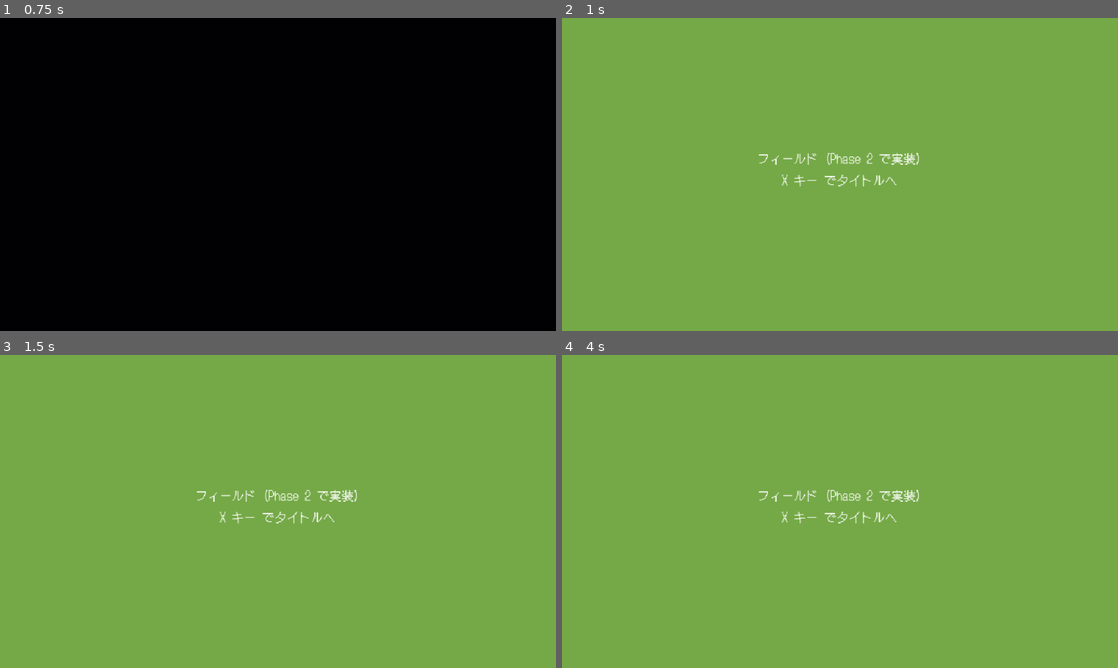
Above: before the commit, frames 1-4 (two rows, left to right).
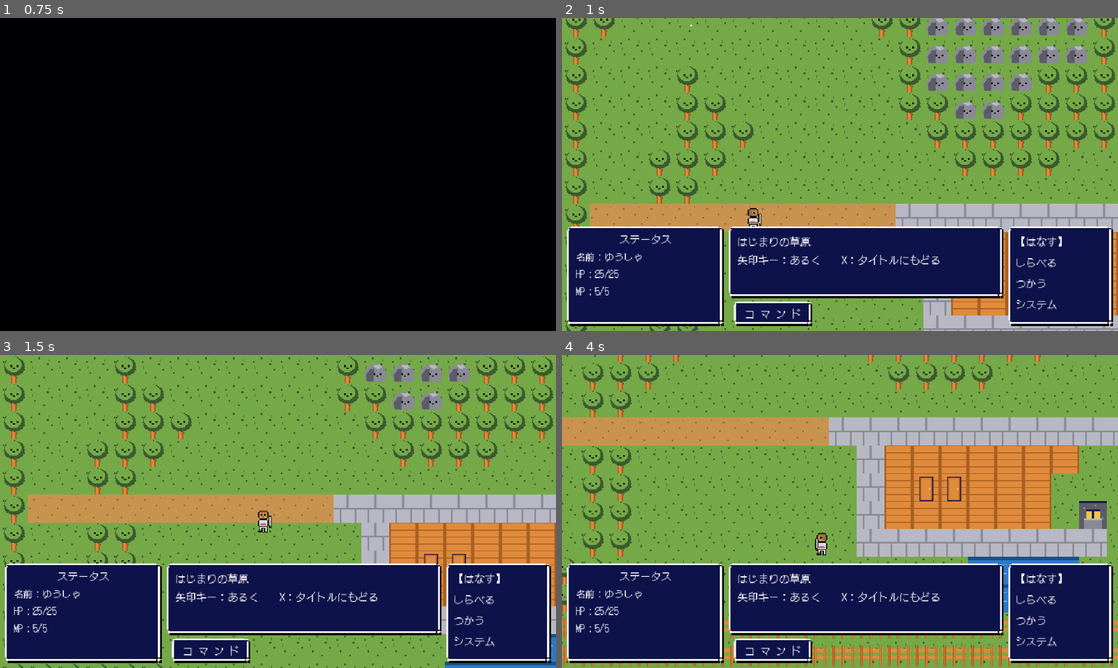
Above: after the commit, the same moments.

Repository: hiromsa/pokupoku
Game: Godot game, scene res://src/Main.tscn
Two runs of this game, one before a commit and one after it. Both use one fixed random seed, a clock stepped at 60 frames per second and the inputs below.
Inputs:
- Up to frame 1 (0.75 s): tap Enter at 0.5 s; hold Right (move_right) from 0.53 s (still down); hold Z (action_confirm) from 0.53 s (still down)
- Up to frame 2 (1 s): keep holding Right (move_right); keep holding Z (action_confirm); tap Space at 0.77 s
- Up to frame 3 (1.5 s): release Right (move_right) at 1.28 s; release Z (action_confirm) at 1.28 s; hold Down (move_down) from 1.28 s (still down); tap Enter at 1.35 s
- Up to frame 4 (4 s): tap Space at 1.52, 3.02, 3.77 s; release Down (move_down) at 2.03 s; hold Right (move_right) 2.03-2.78 s; hold Z (action_confirm) 2.03-2.78 s; hold Up (move_up) 2.78-3.53 s; tap Enter at 2.85 s; hold Left (move_left) from 3.53 s (still down); hold Z (action_confirm) from 3.53 s (still down)

Frame 1 is identical in both runs. In frame 2, 47% of the frame differs, in the area x 0-100%, y 0-100%; in frame 3, 49%; in frame 4, 57%.

Commit message:
feat(ui): フィールドのタイル・主人公・HUD のビュー層を実装
ドメインが持つマップ・移動・アニメ進行を、描画専用のビューで画面へ落とす。
ビューは状態を持たず、ドメインを読むだけという境界を維持した。

- FieldTileLayer: TileMapModel を走査して `tile.<id>` を描画。下地の地面 -> 障害物の順
- FieldHeroSprite: 向きと歩行位相で `hero.field.<dir>.<phase>` を差し替え。
  位相進行は domain/anim/FrameAnimator が持つ (SpriteFrames に焼き込まないため
  アセット再生成がそのまま反映される)
- PanelFrame: ui.parts の panel_9slice を NinePatchRect で展開 (四隅 8px 維持)
- HudLayout: ui.md §1 の実測座標でステータス / メッセージ / コマンドタブ /
  コマンド窓を構築。set_* で上位から値を注入する表示専用
- FieldScene: モックマップを読み、タイル層・主人公・カメラ・HUD を組み立てる。
  入力は InputRouter の論理アクション、X でタイトルへ戻る
- tools/debug/CaptureField: 640x360 を tmp_preview/field_scene.png へ保存する
  目視レビュー用シーン
- FieldAssetLookupTest: hero / tile / base / HUD のフレーム名が実行時に解決するかを検査
- Fixtures: SpriteSheetLayout を autoload 経由でなくスクリプトから生成するヘルパー

Diff:
--- a/src/scene/FieldScene.gd
+++ b/src/scene/FieldScene.gd
@@ -1,28 +1,138 @@
 extends Node2D
-# フィールド画面 (Phase 0 の暫定実装)。
-# Phase 2 で TileMapModel / MovementController / HudLayout を組み込んで本格実装する。
+# フィールド画面。マップを読み、主人公を歩かせ、HUD に値を流す。
+#
+# シーン層は「組み立てと配線」だけを受け持つ。
+# 当たり判定も移動もアニメ進行も domain 側が持ち、View はそれを読むだけ。
 
+const MAP_PATH: String = "res://assets/data/maps/prototype_village.json"
+const TILE_INDEX_PATH: String = "res://assets/images/tiles/tile_index.json"
 const TITLE_SCENE_PATH: String = "res://src/scene/TitleScene.tscn"
+
+const HERO_Z_INDEX: int = 10
+const HUD_LAYER: int = 10
+const CAMERA_SMOOTHING_SPEED: float = 8.0
+
+# Phase 2 はステータスシステムが未実装のため、HUD 用の暫定値をここに置く。
+const PROTOTYPE_HERO_NAME: String = "ゆうしゃ"
+const PROTOTYPE_MAX_HIT_POINTS: int = 25
+const PROTOTYPE_MAX_MAGIC_POINTS: int = 5
+
+const HELP_MESSAGE: String = "はじまりの草原\n矢印キー：あるく　　X：タイトルにもどる"
+
+
+var _movement: MovementController = null
+var _tile_layer: FieldTileLayer = null
+var _hero: FieldHeroSprite = null
+var _hud: HudLayout = null
+var _camera: Camera2D = null
 
 
 func _ready() -> void:
-	var background := ColorRect.new()
-	background.color = UiPalette.GRASS
-	background.size = Vector2(640, 360)
-	background.mouse_filter = Control.MOUSE_FILTER_IGNORE
-	add_child(background)
+	var definition: MapDefinition = MapDefinition.from_dictionary(_read_json(MAP_PATH))
+	var catalog: TileCatalog = TileCatalog.from_dictionary(_read_json(TILE_INDEX_PATH))
+	var map: TileMapModel = definition.build_tile_map(catalog)
 
-	var hint_label := Label.new()
-	hint_label.text = "フィールド (Phase 2 で実装)\nX キー でタイトルへ"
-	hint_label.add_theme_font_override("font", UiFonts.pixel_font())
-	hint_label.add_theme_font_size_override("font_size", 14)
-	hint_label.add_theme_color_override("font_color", UiPalette.TEXT_PRIMARY)
-	hint_label.position = Vector2(0, 150)
-	hint_label.size = Vector2(640, 48)
-	hint_label.horizontal_alignment = HORIZONTAL_ALIGNMENT_CENTER
-	add_child(hint_label)
+	_movement = MovementController.create(map, definition.spawn_tile)
+	_build_world(map)
+	_build_hud()
+
+
+func _process(delta: float) -> void:
+	if _movement == null:
+		return
+	_read_move_input()
+	_movement.advance(delta)
+	_sync_hero(delta)
+	_camera.position = _hero_center()
 
 
 func _unhandled_input(event: InputEvent) -> void:
 	if event.is_action_pressed("action_cancel"):
 		SceneRouter.goto(TITLE_SCENE_PATH, "fade")
+
+
+func _build_world(map: TileMapModel) -> void:
+	_tile_layer = FieldTileLayer.new()
+	_tile_layer.name = "TileLayer"
+	add_child(_tile_layer)
+	_tile_layer.set_map(map)
+
+	_hero = FieldHeroSprite.new()
+	_hero.name = "Hero"
+	_hero.z_index = HERO_Z_INDEX
+	add_child(_hero)
+	_hero.position = _hero_center()
+
+	_camera = Camera2D.new()
+	_camera.name = "Camera"
+	_camera.limit_left = 0
+	_camera.limit_top = 0
+	_camera.limit_right = map.width() * FieldTileLayer.TILE_SIZE
+	_camera.limit_bottom = map.height() * FieldTileLayer.TILE_SIZE
+	_camera.position_smoothing_enabled = true
+	_camera.position_smoothing_speed = CAMERA_SMOOTHING_SPEED
+	add_child(_camera)
+	_camera.make_current()
+
+
+func _build_hud() -> void:
+	var hud_layer := CanvasLayer.new()
+	hud_layer.name = "HudLayer"
+	hud_layer.layer = HUD_LAYER
+	add_child(hud_layer)
+
+	_hud = HudLayout.new()
+	_hud.name = "Hud"
+	hud_layer.add_child(_hud)
+	_hud.build()
+	_hud.set_status(PROTOTYPE_HERO_NAME, PROTOTYPE_MAX_HIT_POINTS, PROTOTYPE_MAX_HIT_POINTS,
+		PROTOTYPE_MAX_MAGIC_POINTS, PROTOTYPE_MAX_MAGIC_POINTS)
+	_hud.set_message(HELP_MESSAGE)
+	_hud.set_commands(_field_commands(), 0)
+
+
+# 入力された方向へ 1 タイルの移動を試みる。同時に複数押されても上から順に採用する。
+func _read_move_input() -> void:
+	for binding: Array in _direction_bindings():
+		if Input.is_action_pressed(String(binding[1])):
+			_movement.try_step(String(binding[0]))
+			return
+
+
+func _sync_hero(delta: float) -> void:
+	_hero.set_facing(_movement.facing())
+	_hero.set_moving(_movement.is_stepping())
+	_hero.advance(delta)
+	_hero.position = _hero_center()
+
+
+# 主人公はタイルの中央に立つ。移動中は MovementController の補間値を使う。
+func _hero_center() -> Vector2:
+	var tile: Vector2 = _movement.interpolated_tile()
+	var tile_size: int = FieldTileLayer.TILE_SIZE
+	return Vector2((tile.x + 0.5) * tile_size, (tile.y + 0.5) * tile_size)
+
+
+func _direction_bindings() -> Array:
+	return [
+		[MovementController.DIRECTION_UP, "move_up"],
+		[MovementController.DIRECTION_DOWN, "move_down"],
+		[MovementController.DIRECTION_LEFT, "move_left"],
+		[MovementController.DIRECTION_RIGHT, "move_right"],
+	]
+
+
+# ui.md §5 のフィールドコマンド。Phase 2 は表示のみ。
+func _field_commands() -> PackedStringArray:
+	return PackedStringArray(["はなす", "しらべる", "つかう", "システム"])
+
+
+func _read_json(path: String) -> Dictionary:
+	if not FileAccess.file_exists(path):
+		push_error("Field data missing: %s" % path)
+		return {}
+	var parsed: Variant = JSON.parse_string(FileAccess.get_file_as_string(path))
+	if typeof(parsed) != TYPE_DICTIONARY:
+		push_error("Malformed field data: %s" % path)
+		return {}
+	return parsed as Dictionary
--- a/src/scene/FieldScene.tscn
+++ b/src/scene/FieldScene.tscn
@@ -4,3 +4,8 @@
 
 [node name="FieldScene" type="Node2D"]
 script = ExtResource("1_field")
+
+[node name="TileLayer" type="Node2D" parent="."]
+
+[node name="HeroSprite" type="Sprite2D" parent="."]
+texture_filter = 0
--- /dev/null
+++ b/src/ui/FieldHeroSprite.gd
@@ -0,0 +1,66 @@
+class_name FieldHeroSprite
+extends Sprite2D
+# フィールドの主人公スプライト。向きと歩行位相に応じてフレームを差し替える。
+#
+# AnimatedSprite2D + SpriteFrames を使わない理由:
+# フレームは SpriteSheetLayout がランタイムで解決する設計のため、
+# エディタにアトラスを焼き込むとアセット差し替えが効かなくなる。
+# 位相の進行自体は domain/anim/FrameAnimator が持つので、ここでは描画だけを行う。
+
+const HERO_SHEET_ID: String = "hero.field"
+const WALK_FRAME_SECONDS: float = 0.16
+const STAND_PHASE: String = "stand"
+
+var _facing: String = MovementController.DIRECTION_DOWN
+var _animator: FrameAnimator = FrameAnimator.new()
+
+
+# 定数に PackedStringArray は書けないため、毎回組み立てる。
+static func walk_phases() -> PackedStringArray:
+	return PackedStringArray(["step_l", "step_r"])
+
+
+func _ready() -> void:
+	_animator = FrameAnimator.looping(walk_phases(), WALK_FRAME_SECONDS)
+	_animator.stop()
+	_apply_frame()
+
+
+func set_facing(direction: String) -> void:
+	if _facing == direction:
+		return
+	_facing = direction
+	_animator.reset()
+	_apply_frame()
+
+
+func set_moving(is_moving: bool) -> void:
+	if is_moving:
+		_animator.play()
+		return
+	if not _animator.is_playing():
+		return
+	_animator.stop()
+	_animator.reset()
+	_apply_frame()
+
+
+func advance(delta_seconds: float) -> void:
+	if not _animator.is_playing():
+		return
+	_animator.advance(delta_seconds)
+	_apply_frame()
+
+
+func _apply_frame() -> void:
+	var frame_name: String = "%s.%s.%s" % [HERO_SHEET_ID, _facing, _current_phase()]
+	var texture: AtlasTexture = SpriteSheetLayout.get_frame_texture(HERO_SHEET_ID, frame_name)
+	if texture == null:
+		return
+	self.texture = texture
+
+
+func _current_phase() -> String:
+	if not _animator.is_playing():
+		return STAND_PHASE
+	return _animator.current_frame_name()
--- /dev/null
+++ b/src/ui/FieldTileLayer.gd
@@ -0,0 +1,45 @@
+class_name FieldTileLayer
+extends Node2D
+# フィールドのタイルを描画する。TileMapModel を読むだけで、状態を変えない。
+#
+# 画像パスは扱わない。タイル ID を SpriteSheetLayout のフレーム名
+# ("tile.<id>") に変換して AtlasTexture を受け取る。
+# 各マスは「下地の地面 -> 障害物」の順に重ねる (順序は TileMapModel が決める)。
+
+const TILE_SIZE: int = 32
+const TILE_SHEET_ID: String = "tiles.field"
+
+var _model: TileMapModel = null
+
+
+func set_map(model: TileMapModel) -> void:
+	_model = model
+	queue_redraw()
+
+
+func _draw() -> void:
+	if _model == null:
+		return
+	for tile: Vector2i in _model.iter_tiles():
+		_draw_tile(tile)
+
+
+func _draw_tile(tile: Vector2i) -> void:
+	var tile_id: String = _model.tile_id_at(tile)
+	if tile_id.is_empty():
+		return
+	# 下地の地面 -> 障害物の順に重ねる。順序を間違えると樹木が消える。
+	_draw_frame(tile, _model.base_tile_id_at(tile))
+	_draw_frame(tile, tile_id)
+
+
+func _draw_frame(tile: Vector2i, tile_id: String) -> void:
+	if tile_id.is_empty():
+		return
+	var frame_name: String = "tile.%s" % tile_id
+	var texture: AtlasTexture = SpriteSheetLayout.get_frame_texture(TILE_SHEET_ID, frame_name)
+	if texture == null:
+		push_warning("Missing tile frame: %s" % frame_name)
+		return
+	var origin := Vector2(tile.x * TILE_SIZE, tile.y * TILE_SIZE)
+	draw_texture_rect(texture, Rect2(origin, Vector2(TILE_SIZE, TILE_SIZE)), false)
--- /dev/null
+++ b/src/ui/HudLayout.gd
@@ -0,0 +1,90 @@
+class_name HudLayout
+extends Control
+# フィールドの HUD。画面下部にステータス窓・メッセージ窓・コマンドを並べる。
+#
+# 位置とサイズは docs/specification/ui.md §1 の実測値。
+# 表示専用で状態を持たないため、値は set_* 経由で上から注入する。
+
+const STATUS_RECT := Rect2(6, 240, 180, 114)
+const MESSAGE_RECT := Rect2(192, 240, 316, 82)
+const COMMAND_TAB_RECT := Rect2(198, 326, 90, 28)
+const COMMAND_MENU_RECT := Rect2(514, 240, 120, 114)
+
+const HEADING_FONT_SIZE: int = 12
+const BODY_FONT_SIZE: int = 12
+const VALUE_FONT_SIZE: int = 11
+const HEADING_CHARACTER_SPACING: int = 1
+
+# ui.md §5: 1 行 1 項目・行ピッチ 18px
+const COMMAND_LINE_PITCH: int = 18
+
+var _status_values: Label = null
+var _message_body: Label = null
+var _command_list: Label = null
+
+
+func build() -> void:
+	size = Vector2(640, 360)
+	mouse_filter = Control.MOUSE_FILTER_IGNORE
+	_build_window(STATUS_RECT, "StatusWindow", "ステータス")
+	_build_window(MESSAGE_RECT, "MessageWindow", "")
+	_build_window(COMMAND_TAB_RECT, "CommandTab", "コ マ ン ド")
+	_build_window(COMMAND_MENU_RECT, "CommandMenu", "")
+
+	_status_values = _add_label(
+		STATUS_RECT.position + Vector2(10, 26), STATUS_RECT.size - Vector2(20, 30),
+		"", VALUE_FONT_SIZE, UiPalette.TEXT_PRIMARY)
+	_message_body = _add_label(
+		MESSAGE_RECT.position + Vector2(10, 8), MESSAGE_RECT.size - Vector2(20, 16),
+		"", BODY_FONT_SIZE, UiPalette.TEXT_PRIMARY)
+	_command_list = _add_label(
+		COMMAND_MENU_RECT.position + Vector2(8, 8), COMMAND_MENU_RECT.size - Vector2(16, 16),
+		"", BODY_FONT_SIZE, UiPalette.TEXT_PRIMARY)
+	_command_list.add_theme_constant_override(
+		"line_spacing", COMMAND_LINE_PITCH - BODY_FONT_SIZE)
+
+
+func set_status(hero_name: String, hit_points: int, max_hit_points: int,
+		magic_points: int, max_magic_points: int) -> void:
+	_status_values.text = "名前：%s\nHP：%d/%d\nMP：%d/%d" % [
+		hero_name, hit_points, max_hit_points, magic_points, max_magic_points,
+	]
+
+
+func set_message(message: String) -> void:
+	_message_body.text = message
+
+
+# ui.md §5: 選択中のみ【】で囲む。
+func set_commands(items: PackedStringArray, selected_index: int) -> void:
+	var lines := PackedStringArray()
+	for index: int in range(items.size()):
+		if index == selected_index:
+			lines.append("【%s】" % items[index])
+		else:
+			lines.append(items[index])
+	_command_list.text = "\n".join(lines)
+
+
+func _build_window(rect: Rect2, window_name: String, heading: String) -> void:
+	add_child(PanelFrame.create_panel(rect, window_name))
+	if heading.is_empty():
+		return
+	var heading_label := _add_label(
+		Vector2(rect.position.x, rect.position.y + 5), Vector2(rect.size.x, 16),
+		heading, HEADING_FONT_SIZE, UiPalette.TEXT_PRIMARY)
+	heading_label.horizontal_alignment = HORIZONTAL_ALIGNMENT_CENTER
+	heading_label.add_theme_constant_override("character_spacing", HEADING_CHARACTER_SPACING)
+
+
+func _add_label(origin: Vector2, label_size: Vector2, text: String, font_size: int, color: Color) -> Label:
+	var label := Label.new()
+	label.position = origin
+	label.size = label_size
+	label.text = text
+	label.add_theme_font_override("font", UiFonts.pixel_font())
+	label.add_theme_font_size_override("font_size", font_size)
+	label.add_theme_color_override("font_color", color)
+	label.mouse_filter = Control.MOUSE_FILTER_IGNORE
+	add_child(label)
+	return label
--- /dev/null
+++ b/src/ui/PanelFrame.gd
@@ -0,0 +1,27 @@
+class_name PanelFrame
+extends NinePatchRect
+# docs/specification/ui.md §2 のパネル枠 (地: 濃紺 / 枠: 白 2px / 角丸 / 右下影)。
+# 画像は tools/asset_gen が生成した 48x48 の 9 スライスを使う。
+
+const PANEL_SHEET_ID: String = "ui.parts"
+const PANEL_FRAME_NAME: String = "ui.panel_9slice"
+
+# 枠 2px + 角丸 4px を保ったまま引き伸ばせる余白。
+const PATCH_MARGIN: int = 8
+
+
+static func create_panel(rect: Rect2, panel_name: String) -> PanelFrame:
+	var panel := PanelFrame.new()
+	panel.name = panel_name
+	panel.position = rect.position
+	panel.size = rect.size
+	return panel
+
+
+func _ready() -> void:
+	texture = SpriteSheetLayout.get_frame_texture(PANEL_SHEET_ID, PANEL_FRAME_NAME)
+	patch_margin_left = PATCH_MARGIN
+	patch_margin_top = PATCH_MARGIN
+	patch_margin_right = PATCH_MARGIN
+	patch_margin_bottom = PATCH_MARGIN
+	mouse_filter = Control.MOUSE_FILTER_IGNORE
--- a/tests/Fixtures.gd
+++ b/tests/Fixtures.gd
@@ -6,13 +6,28 @@
 # ロジック単体のテストがアセット生成の有無に左右されないようにする。
 
 const SAMPLE_TILE_COUNT: int = 4
+const SPRITE_SHEET_LAYOUT_PATH: String = "res://src/core/SpriteSheetLayout.gd"
+
+
+# autoload のノードを複製せず、スクリプトから直接インスタンス化する。
+# _ready はツリー追加時に走るため、同じ処理である reload_layouts() を明示的に呼ぶ。
+static func create_sprite_sheet_layout() -> Node:
+	var script: GDScript = load(SPRITE_SHEET_LAYOUT_PATH)
+	var layout: Node = script.new() as Node
+	layout.reload_layouts()
+	return layout
+
+
+static func free_node(node: Node) -> void:
+	if node != null:
+		node.free()
 
 
 static func sample_catalog() -> TileCatalog:
 	return TileCatalog.from_dictionary({
 		"grass": {"frame": 0, "solid": false},
 		"dirt_path": {"frame": 1, "solid": false},
-		"tree": {"frame": 2, "solid": true},
+		"tree": {"frame": 2, "solid": true, "base": "grass"},
 		"water": {"frame": 3, "solid": true},
 	})
 
--- /dev/null
+++ b/tests/cases/FieldAssetLookupTest.gd
@@ -0,0 +1,76 @@
+class_name FieldAssetLookupTest
+extends TestCase
+# フィールド画面が実際に引くフレーム名が、すべて解決できることを確認する。
+#
+# フレーム名は実行時に決まるため、名前の打ち間違いは画面に出ないまま終わる。
+# 名前を組み立てる唯一の場所として、ここで先に壊れを取る。
+
+const TILE_INDEX_PATH: String = "res://assets/images/tiles/tile_index.json"
+
+const HERO_CELL: Vector2i = Vector2i(24, 32)
+const TILE_CELL: Vector2i = Vector2i(32, 32)
+const FIELD_TILE_COUNT: int = 24
+
+
+static func hero_directions() -> PackedStringArray:
+	return PackedStringArray([
+		MovementController.DIRECTION_DOWN,
+		MovementController.DIRECTION_UP,
+		MovementController.DIRECTION_LEFT,
+		MovementController.DIRECTION_RIGHT,
+	])
+
+
+func test_every_hero_field_frame_resolves() -> void:
+	var layout: Node = TestFixtures.create_sprite_sheet_layout()
+	# 主人公スプライトが実際に組み立てる名前だけを、実装から直接拾って検証する。
+	for direction: String in hero_directions():
+		for phase: String in FieldHeroSprite.walk_phases():
+			var frame_name: String = "%s.%s.%s" % [FieldHeroSprite.HERO_SHEET_ID, direction, phase]
+			var atlas: AtlasTexture = layout.get_frame_texture(FieldHeroSprite.HERO_SHEET_ID, frame_name)
+			assert_true(atlas != null, "hero frame resolves: %s" % frame_name)
+			if atlas == null:
+				continue
+			assert_eq(atlas.region.size, Vector2(HERO_CELL), "hero cell size: %s" % frame_name)
+			assert_true(atlas.atlas != null, "hero sheet bound: %s" % frame_name)
+	var stand_name: String = "%s.%s.%s" % [
+		FieldHeroSprite.HERO_SHEET_ID,
+		MovementController.DIRECTION_DOWN,
+		FieldHeroSprite.STAND_PHASE,
+	]
+	assert_true(layout.get_frame_texture(FieldHeroSprite.HERO_SHEET_ID, stand_name) != null,
+		"hero stand frame resolves: %s" % stand_name)
+	TestFixtures.free_node(layout)
+
+
+func test_every_map_tile_frame_resolves() -> void:
+	var layout: Node = TestFixtures.create_sprite_sheet_layout()
+	var catalog: TileCatalog = TileCatalog.from_dictionary(read_json(TILE_INDEX_PATH))
+	assert_eq(catalog.count(), FIELD_TILE_COUNT, "tile catalog loaded for lookup")
+	for tile_id: String in catalog.tile_ids():
+		_assert_tile_frame(layout, "tile.%s" % tile_id)
+		# 下地として敷く地面も、同じシートから引けることが必要。
+		var base_id: String = catalog.base_tile_id(tile_id)
+		if not base_id.is_empty():
+			_assert_tile_frame(layout, "tile.%s" % base_id)
+	TestFixtures.free_node(layout)
+
+
+func _assert_tile_frame(layout: Node, frame_name: String) -> void:
+	var atlas: AtlasTexture = layout.get_frame_texture(FieldTileLayer.TILE_SHEET_ID, frame_name)
+	assert_true(atlas != null, "tile frame resolves: %s" % frame_name)
+	if atlas == null:
+		return
+	assert_eq(atlas.region.size, Vector2(TILE_CELL), "tile cell size: %s" % frame_name)
+	assert_true(atlas.atlas != null, "tile sheet bound: %s" % frame_name)
+
+
+func test_hud_frames_resolve() -> void:
+	var layout: Node = TestFixtures.create_sprite_sheet_layout()
+	var panel: AtlasTexture = layout.get_frame_texture(
+		PanelFrame.PANEL_SHEET_ID, PanelFrame.PANEL_FRAME_NAME)
+	assert_true(panel != null, "panel nine-slice frame resolves")
+	if panel != null:
+		assert_true(panel.region.size.x > PanelFrame.PATCH_MARGIN * 2,
+			"nine-slice margins fit inside the source frame")
+	TestFixtures.free_node(layout)
--- a/tests/cases/SpriteSheetLayoutTest.gd
+++ b/tests/cases/SpriteSheetLayoutTest.gd
@@ -5,8 +5,6 @@
 # シーン側は「アセットID + フレーム名」だけで画像を参照するため、
 # この解決が壊れるとフィールド / 戦闘の描画がすべて止まる。
 # 列順やセルサイズを変えたときに region 計算が追随しているかをここで押さえる。
-
-const LAYOUT_SCRIPT_PATH: String = "res://src/core/SpriteSheetLayout.gd"
 
 const HERO_FIELD: String = "hero.field"
 const HERO_FIELD_CELL: Vector2i = Vector2i(24, 32)
@@ -94,14 +92,9 @@
 
 
 func _create_layout() -> Node:
-	# autoload のノードを複製せず、スクリプトから直接インスタンス化して検証する。
-	# _ready はツリー追加時に走るため、同じ処理である reload_layouts() を明示的に呼ぶ。
-	var script: GDScript = load(LAYOUT_SCRIPT_PATH)
-	var layout: Node = script.new() as Node
-	layout.reload_layouts()
-	return layout
+	# 実装は TestFixtures に統一。この薄いラッパーで既存テスト構造を保つ。
+	return TestFixtures.create_sprite_sheet_layout()
 
 
 func _free_layout(layout: Node) -> void:
-	if layout != null:
-		layout.free()
+	TestFixtures.free_node(layout)
--- /dev/null
+++ b/tools/debug/CaptureField.gd
@@ -0,0 +1,34 @@
+extends Node
+# フィールド画面を 1 枚キャプチャして tmp_preview/ に書き出すデバッグ用シーン。
+#
+# headless のユニットテストでは見た目を確認できないため、
+# 描画の破損を人間の目で確かめる手段として使う。
+#
+# 実行:
+#   tools/godot/Godot_v4.7.2-stable_win64_console.exe --path . \
+#       --rendering-driver opengl3 res://tools/debug/CaptureField.tscn
+
+const OUTPUT_PATH: String = "res://tmp_preview/field_scene.png"
+
+# マップ生成と 1 回目の描画が完了するまで待つフレーム数。
+const FRAMES_BEFORE_CAPTURE: int = 10
+
+var _frames: int = 0
+
+
+func _process(_delta: float) -> void:
+	_frames += 1
+	if _frames < FRAMES_BEFORE_CAPTURE:
+		return
+	_capture()
+
+
+func _capture() -> void:
+	var image: Image = get_viewport().get_texture().get_image()
+	if image == null or image.is_empty():
+		push_error("Captured image is empty")
+		get_tree().quit(1)
+		return
+	image.save_png(OUTPUT_PATH)
+	print("captured field scene -> %s" % OUTPUT_PATH)
+	get_tree().quit(0)
--- /dev/null
+++ b/tools/debug/CaptureField.tscn
@@ -0,0 +1,9 @@
+[gd_scene load_steps=3 format=3]
+
+[ext_resource type="Script" path="res://tools/debug/CaptureField.gd" id="1_capture"]
+[ext_resource type="PackedScene" path="res://src/scene/FieldScene.tscn" id="2_field"]
+
+[node name="CaptureField" type="Node"]
+script = ExtResource("1_capture")
+
+[node name="FieldScene" parent="." instance=ExtResource("2_field")]
Not shown, added: src/ui/FieldHeroSprite.gd.uid
Not shown, added: src/ui/FieldTileLayer.gd.uid
Not shown, added: src/ui/HudLayout.gd.uid
Not shown, added: src/ui/PanelFrame.gd.uid
Not shown, added: tests/cases/FieldAssetLookupTest.gd.uid
Not shown, added: tools/debug/CaptureField.gd.uid
